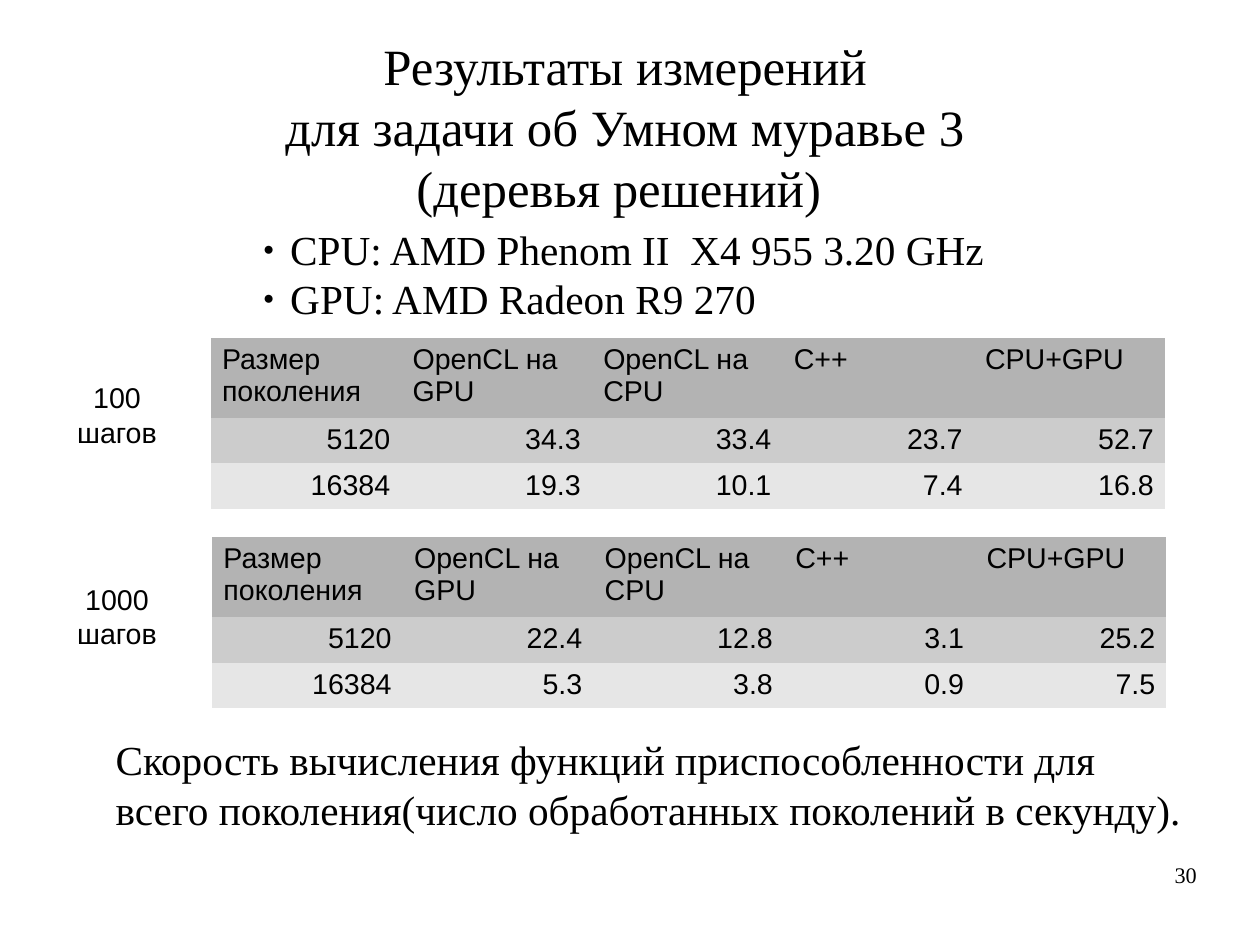
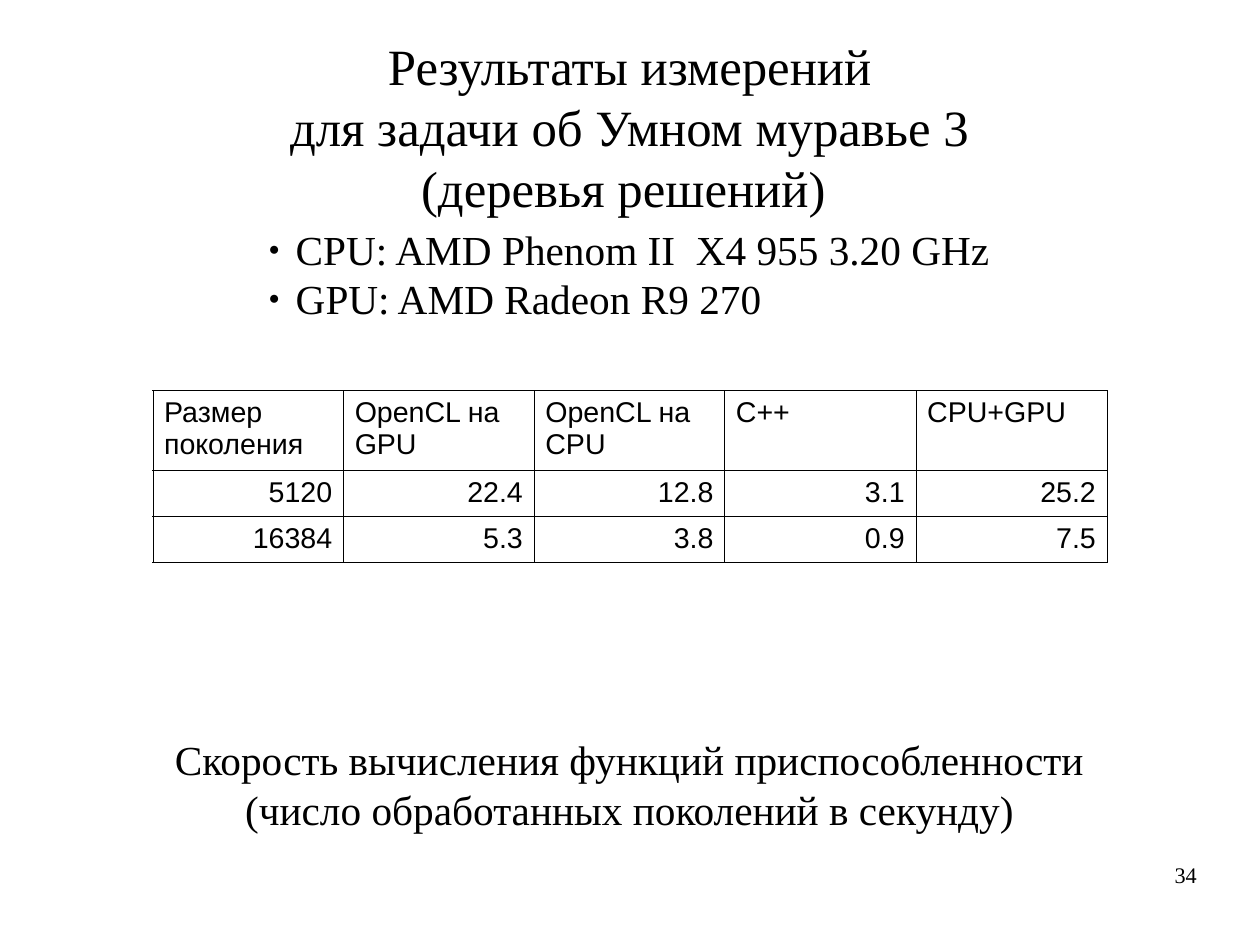
Before and after one commit to artem-bochkarev/master-work, a slide deck: slide 34 of Papers/PresentationKMU.odp (slide 30 before the commit). Drawn at 1260x945 pixels with LibreOffice and Linux fonts; fonts in the diff are those of the drawing. Boxes give left, top, right and bottom in pixels: in the first picture for what was removed or moved away, otherwise in the second. Text is boxed around its words. In the diff, an @@ line names an element or a change of style, - is before the commit and + after.

Commit message:
New version of presentation

```diff
--- a/Papers/PresentationKMU.odp
+++ b/Papers/PresentationKMU.odp
@@ text "Результаты измерений": place and size @@
-text "Результаты измерений" at [285,50,964,217]
+text "Результаты измерений" at [290,50,968,217]
@@ text "CPU: AMD Phenom II X4 ...": place and size @@
-text "CPU: AMD Phenom II X4 ..." at [290,236,984,315]
+text "CPU: AMD Phenom II X4 ..." at [296,236,989,315]
@@ table removed at [210,337,1165,501], 3 rows, 5 columns @@
-Размер поколения | OpenCL на GPU | OpenCL на СPU | C++ | CPU+GPU
-5120 | 34.3 | 33.4 | 23.7 | 52.7
-16384 | 19.3 | 10.1 | 7.4 | 16.8
@@ text removed at [77,388,157,444] @@
-100 шагов
@@ table at [153,391,1108,555] @@
@@ fill #B3B3B3 to none in row 1 @@
@@ fill #CCCCCC to none in row 2 @@
@@ fill #E6E6E6 to none in row 3 @@
@@ borders changed @@
@@ table: place and size @@
-table at [213,537,1167,701]
+table at [153,391,1108,555]
@@ text removed at [77,590,157,645] @@
-1000 шагов
@@ text at [175,745,1084,834]: text changed @@
-Скорость вычисления функций приспособленности для
-всего поколения(число обработанных поколений в секунду).
+Скорость вычисления функций приспособленности
+(число обработанных поколений в секунду)
@@ page number at [1175,868,1197,884]: text changed @@
-30
+34
```
Also in this commit, not shown: 11 other slides changed, 6 slides added, 2 slides removed, 6 other files.
